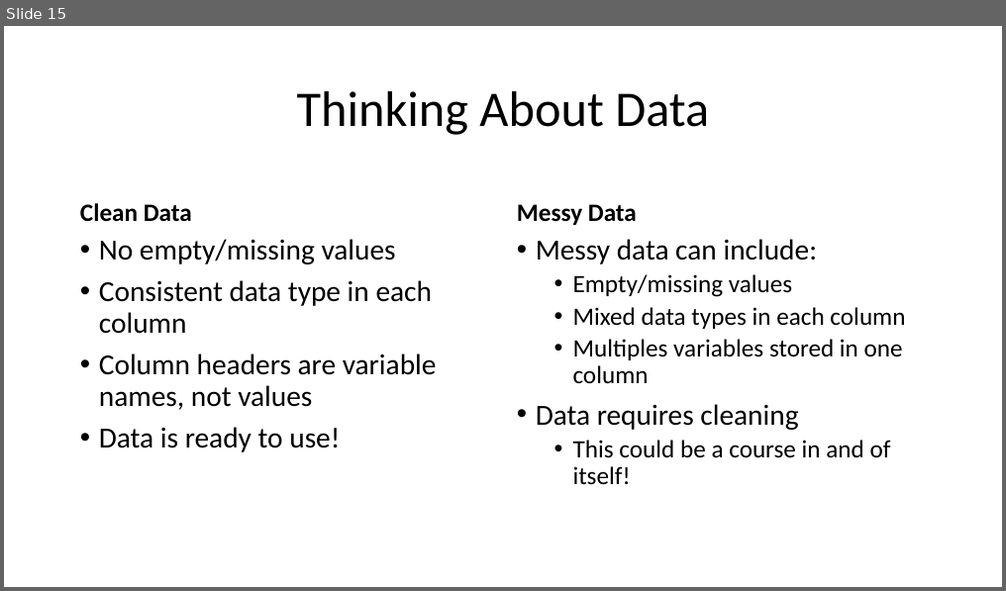
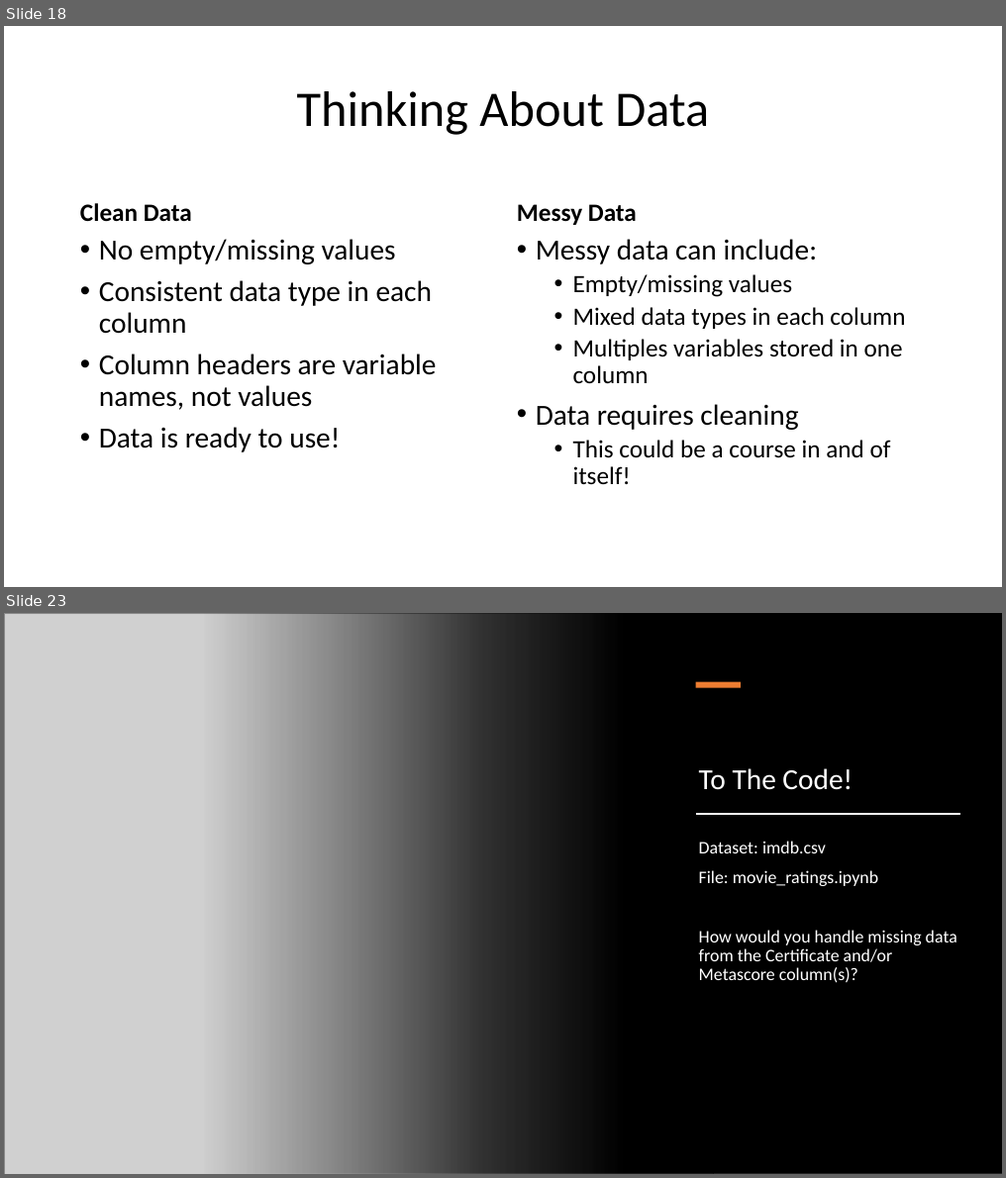
Before and after one commit to likeawednesday/TechCamp_DataViz, a slide deck: DVUP.pptx. Shown one above the other, each under a label of ours: slide 15 before the commit, slides 18 and 23 after it; the slides between them are not shown. The pictures are 1006x591 and 1006x1178 pixels, drawn with LibreOffice and Linux fonts; fonts in the diff are those of the drawing; grey boxes stand for pictures. Boxes give left, top, right and bottom in pixels: in the first picture for what was removed or moved away, otherwise in the second. Text is boxed around its words. In the diff, an @@ line names an element or a change of style, - is before the commit and + after.

```diff
--- a/DVUP.pptx
+++ b/DVUP.pptx
@@ slide 23 added at box(4, 613, 1002, 1174), background #FFFFFF @@
@@ picture added at box(4, 613, 714, 1174) @@
@@ rectangle added at box(203, 613, 1002, 1174), fill gradient #000000 @@
@@ rectangle added at box(696, 682, 741, 688), fill #ED7D31 @@
@@ title added at box(699, 768, 852, 790), 28 pt, text #FFFFFF @@
+To The Code!
@@ rectangle added at box(696, 813, 959, 814), fill #000000, outline #FFFFFF 0.25 pt @@
@@ text added at box(699, 841, 957, 983), 17 pt, text #FFFFFF @@
+Dataset: imdb.csv
+File: movie_ratings.ipynb
+How would you handle missing data from the Certificate and/or Metascore column(s)?
@@ what was slide 15 is now slide 18 @@
```
Also in this commit, not shown: 6 slides changed, 14 other slides added.
